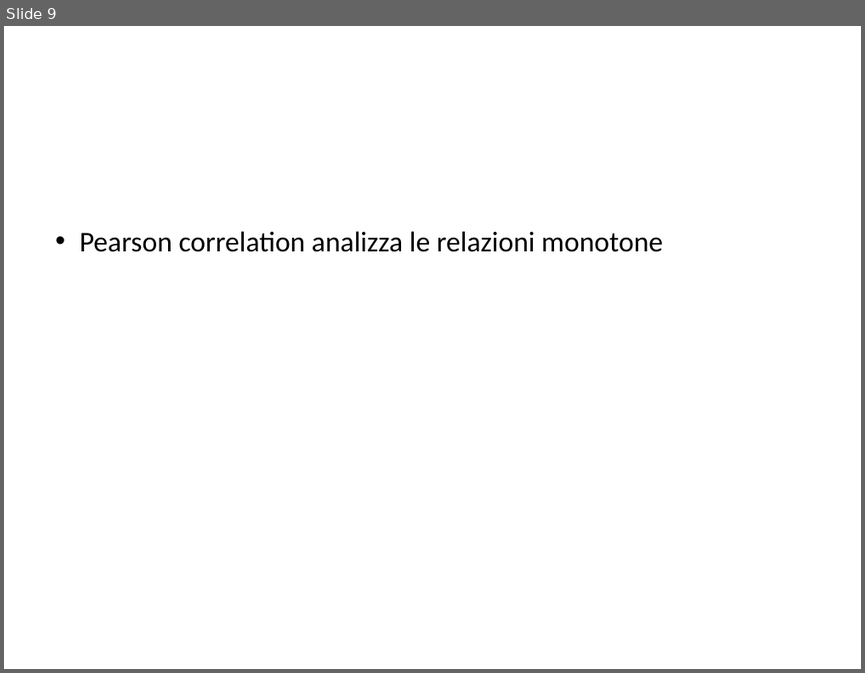
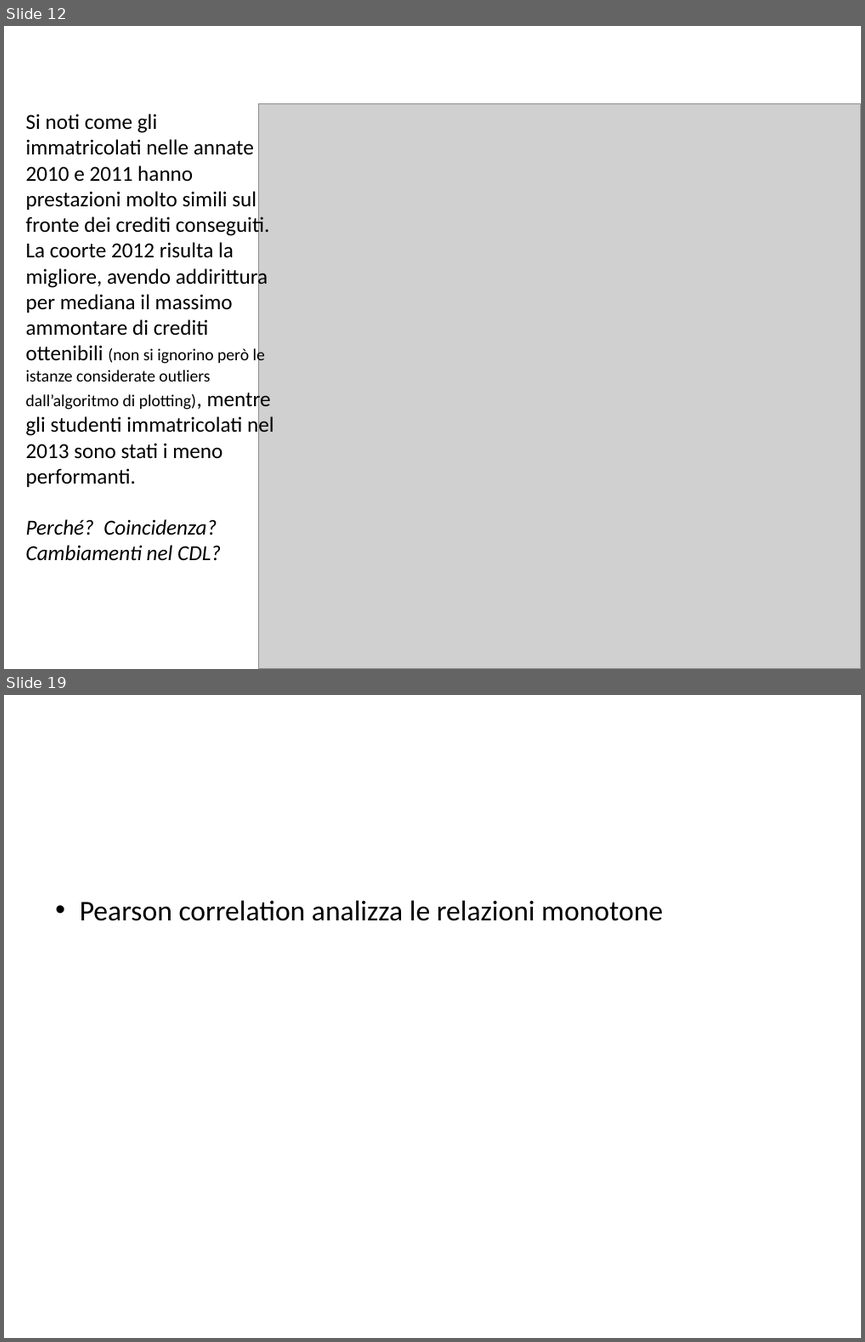
Before and after one commit to BlacknDecker/unifi, a slide deck: relazione.pptx. Shown one above the other, each under a label of ours: slide 9 before the commit, slides 12 and 19 after it; the slides between them are not shown. The pictures are 865x673 and 865x1342 pixels, drawn with LibreOffice and Linux fonts; fonts in the diff are those of the drawing; grey boxes stand for pictures; background and template pictures are left out. Boxes give left, top, right and bottom in pixels: in the first picture for what was removed or moved away, otherwise in the second. Text is boxed around its words. In the diff, an @@ line names an element or a change of style, - is before the commit and + after.

```diff
--- a/relazione.pptx
+++ b/relazione.pptx
@@ slide 12 added at (x1=4, y1=26, x2=861, y2=669), background #FFFFFF @@
@@ text added at (x1=26, y1=114, x2=274, y2=560), 18 pt, text #000000 @@
+Si noti come gli immatricolati nelle annate 2010 e 2011 hanno prestazioni molto simili sul fronte dei crediti conseguiti. La coorte 2012 risulta la migliore, avendo addirittura per mediana il massimo ammontare di crediti ottenibili (non si ignorino però le istanze considerate outliers dall’algoritmo di plotting), mentre gli studenti immatricolati nel 2013 sono stati i meno performanti.
+Perché? Coincidenza? Cambiamenti nel CDL?
@@ picture added at (x1=258, y1=104, x2=861, y2=669) @@
@@ text added at (x1=26, y1=191, x2=121, y2=210), 24 pt, text #FFFFFF @@
+DATA UNDERSTANDING: PRESTAZIONI GENERALI
@@ what was slide 9 is now slide 19 @@
```
Also in this commit, not shown: 2 slides changed, 9 other slides added.
